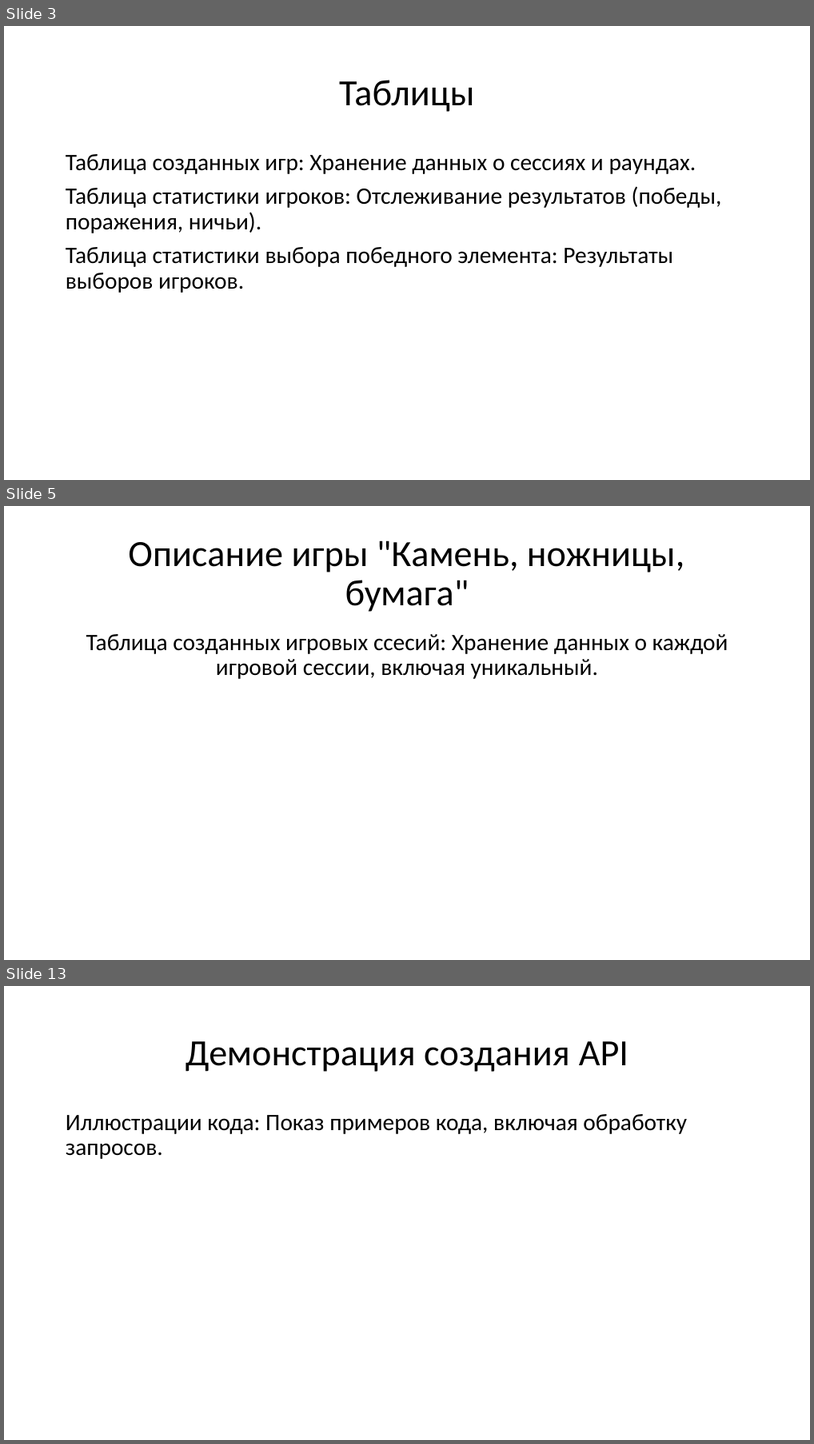
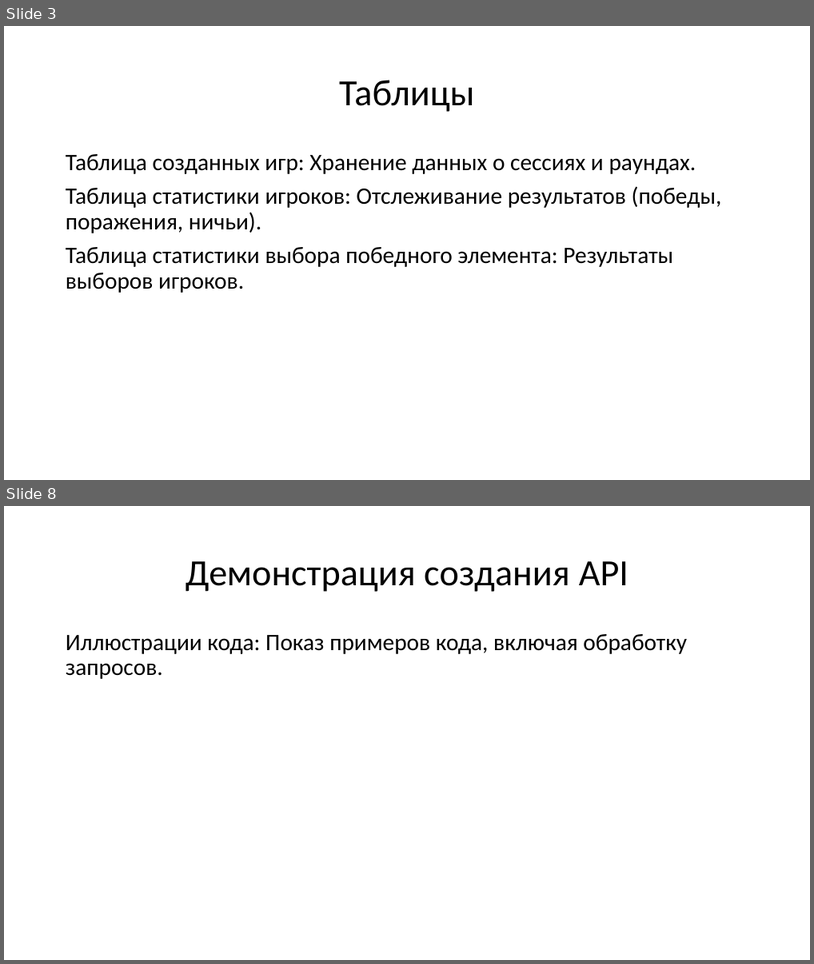
Before and after one commit to Pinkyuu/api-rock-paper-scissors, a slide deck: Создание API для игры.pptx. Shown one above the other, each under a label of ours: slides 3, 5 and 13 before the commit, slides 3 and 8 after it; the slides between them are not shown. The pictures are 814x1444 and 814x964 pixels, drawn with LibreOffice and Linux fonts; fonts in the diff are those of the drawing. Boxes give left, top, right and bottom in pixels: in the first picture for what was removed or moved away, otherwise in the second. Text is boxed around its words. In the diff, an @@ line names an element or a change of style, - is before the commit and + after.

```diff
--- a/Создание API для игры.pptx
+++ b/Создание API для игры.pptx
@@ slide 5 removed at box(4, 506, 810, 960), background #FFFFFF @@
@@ title removed at box(128, 540, 685, 612) @@
-Описание игры "Камень, ножницы, бумага"
@@ text removed at box(86, 634, 729, 679) @@
-Таблица созданных игровых ссесий: Хранение данных о каждой игровой сессии, включая уникальный.
@@ what was slide 13 is now slide 8 @@
```
Also in this commit, not shown: 3 slides changed, 2 slides added, 6 other slides removed.
